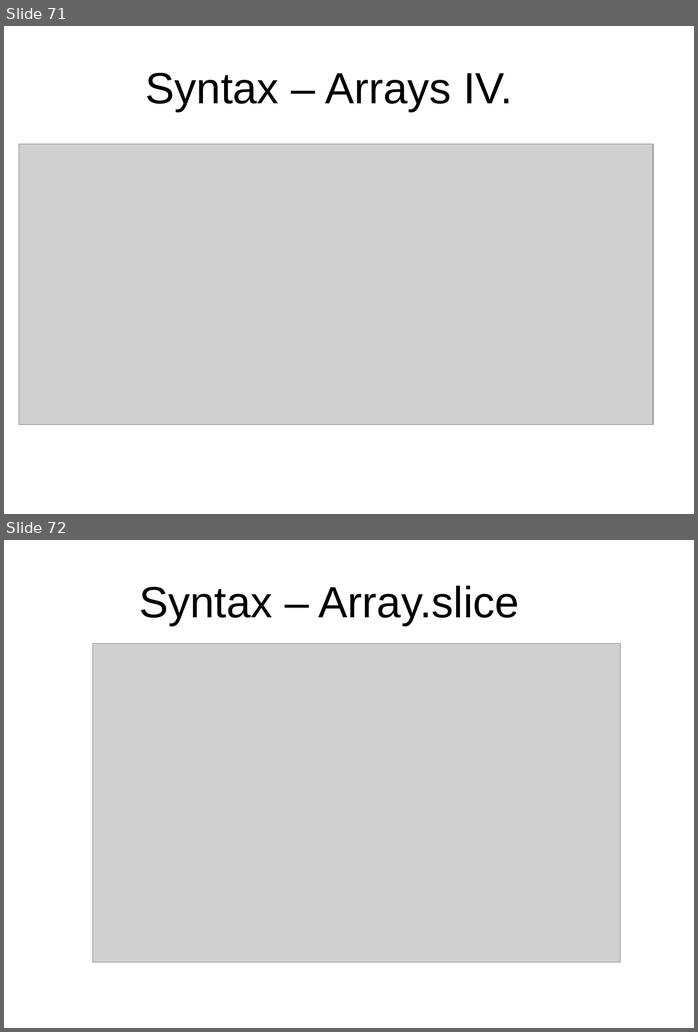
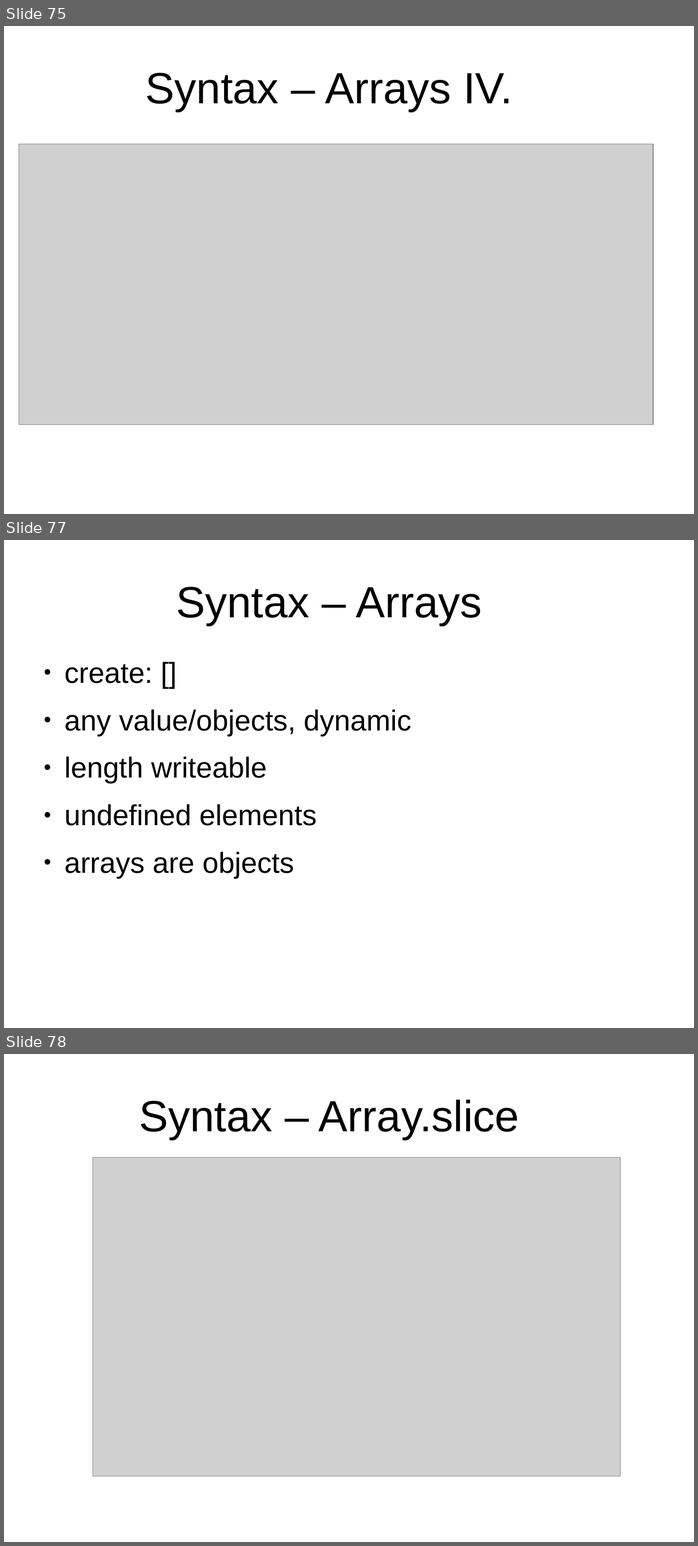
Before and after one commit to peterborkuti/other, a slide deck: JavaScriptBasics/jsbasics-slide.odp. Shown one above the other, each under a label of ours: slides 71 and 72 before the commit, slides 75, 77 and 78 after it; the slides between them are not shown. The pictures are 698x1032 and 698x1546 pixels, drawn with LibreOffice and Linux fonts; fonts in the diff are those of the drawing; grey boxes stand for pictures; background and template pictures are left out. Boxes give left, top, right and bottom in pixels: in the first picture for what was removed or moved away, otherwise in the second. Text is boxed around its words. In the diff, an @@ line names an element or a change of style, - is before the commit and + after.

```diff
--- a/JavaScriptBasics/jsbasics-slide.odp
+++ b/JavaScriptBasics/jsbasics-slide.odp
@@ slide 77 added at (4,540,694,1028), background #FFFFFF @@
@@ title added at (176,586,482,626), 53.3 pt, text #000000 @@
+Syntax – Arrays
@@ text added at (64,664,411,879), 35.3 pt, text #000000 @@
+● create: []
+● any value/objects, dynamic
+● length writeable
+● undefined elements
+● arrays are objects
@@ what was slide 71 is now slide 75 @@
@@ what was slide 72 is now slide 78 @@
```
Also in this commit, not shown: 6 slides changed, 5 other slides added, 8 other files.
